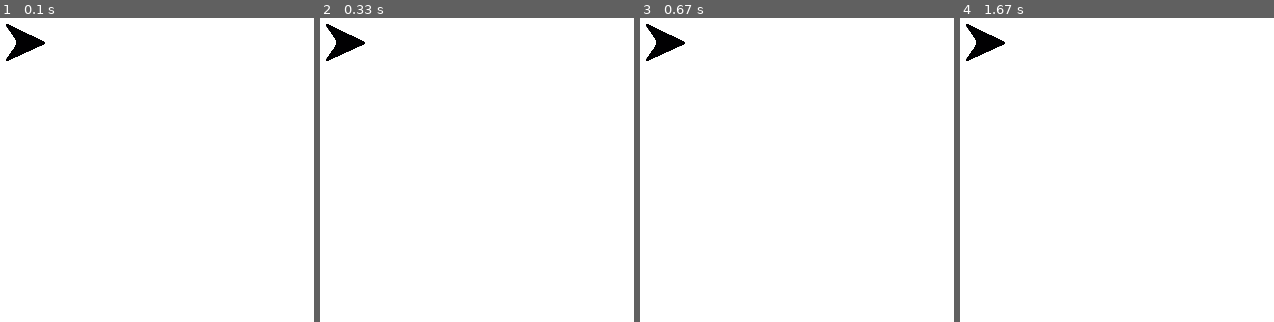
Above: before the commit, frames 1-4 (left to right).
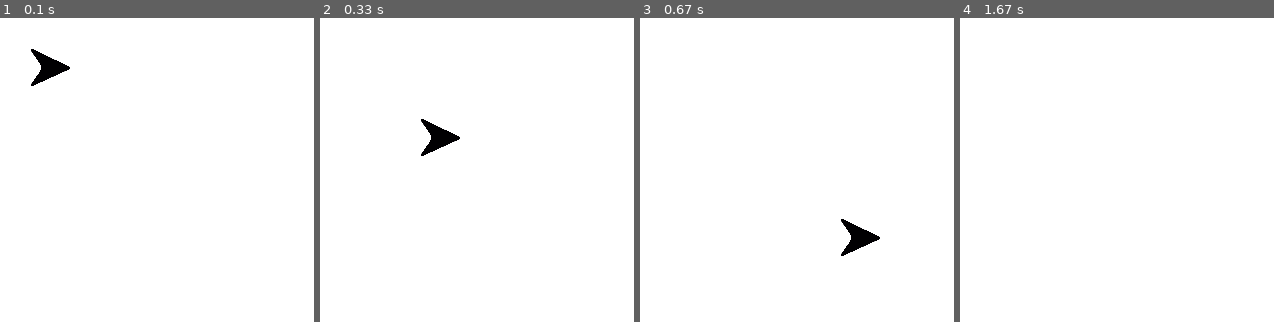
Above: after the commit, the same moments.

Repository: darturi/pygame_exploration
Game: pygame game, started from one_sprite.py
The game is run twice, just before and just after one commit, with the same random seed, the same clock (stepped at 60 frames per second) and the same inputs.
Inputs:
- Up to frame 1 (0.1 s): no input
- Up to frame 2 (0.33 s): no input
- Up to frame 3 (0.67 s): no input
- Up to frame 4 (1.67 s): no input

The runs differ from the first frame. In frame 1, 1.3% of the frame differs, in the area x 1-23%, y 1-23%; in frame 2, 1.3%, in the area x 1-45%, y 1-46%; in frame 3, 1.3%; in frame 4, 0.6%.

Commit message:
arrow sprite moves

Diff:
--- a/one_sprite.py
+++ b/one_sprite.py
@@ -9,7 +9,7 @@
 WHITE = (255, 255, 255)
 
 FPS = 60
-
+VEL = 5
 SPRITE_W, SPRITE_H = 40, 40
 
 
@@ -25,13 +25,20 @@
     return pygame.transform.rotate(sprite_name, angle)
 
 
-def draw_window():
+def draw_window(arrow_loc):
     WIN.fill(WHITE)
-    WIN.blit(arrow, (400, 200))
+    WIN.blit(arrow, (arrow_loc.x, arrow_loc.y))
     pygame.display.update()
 
 
+def update_loc(arrow_loc, velocity=VEL):
+    arrow_loc.x += velocity
+    arrow_loc.y += velocity
+
+
 def main():
+    arrow_loc = pygame.Rect(400, 200, SPRITE_W, SPRITE_H)
+
     clock = pygame.time.Clock()
     run = True
     while run:
@@ -40,7 +47,9 @@
             if event.type == pygame.QUIT:
                 run = False
 
-        draw_window()
+        update_loc(arrow_loc)
+
+        draw_window(arrow_loc)
 
     pygame.quit()
 
